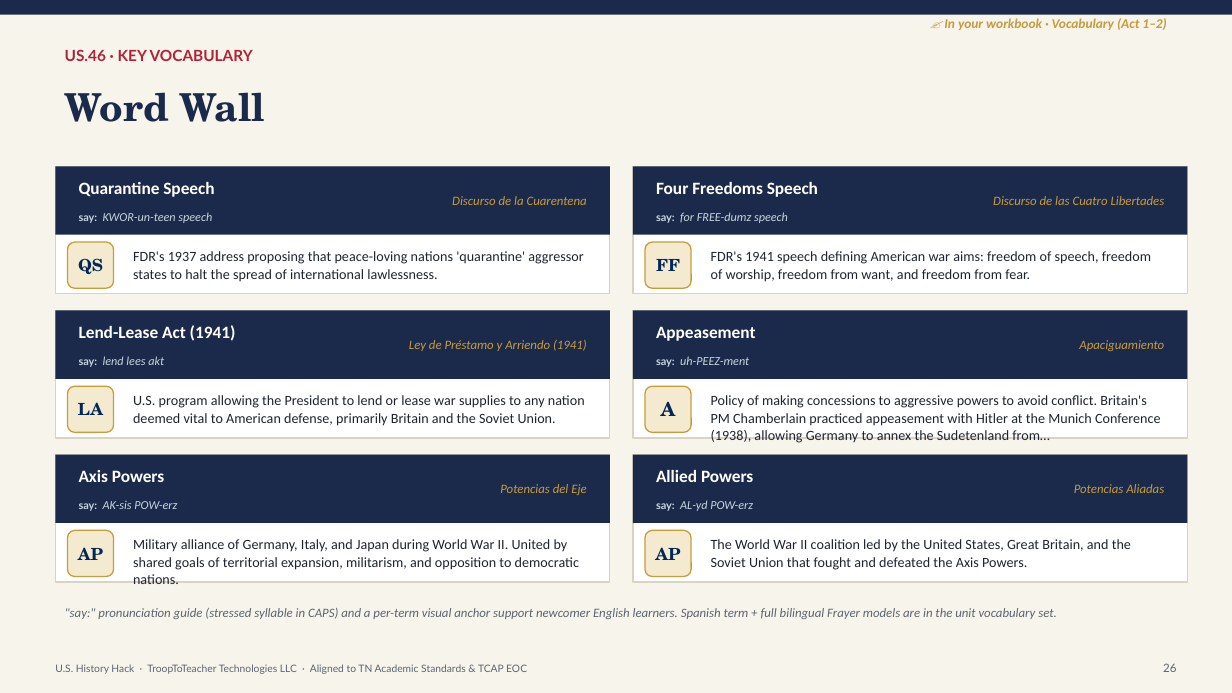
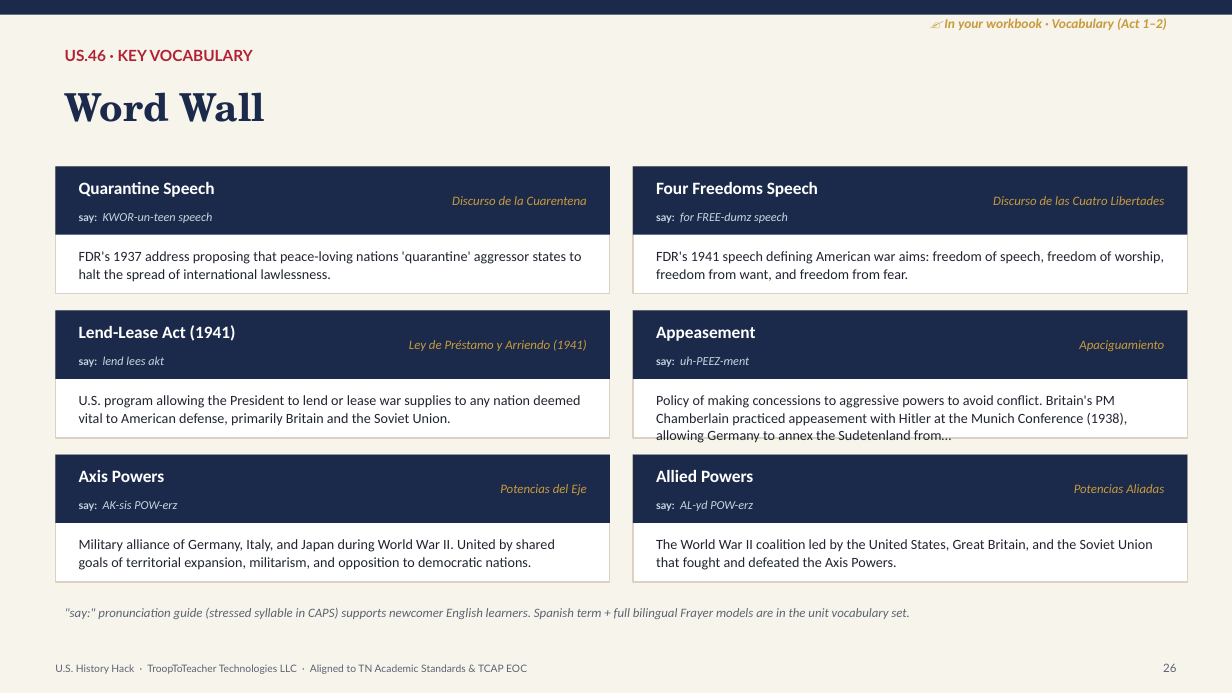
Before and after one commit to Trooptoteacher/trooptoteacher-history, a slide deck: slide 27 of 00_START_HERE/UNIT6_DECKS_BUILD/Unit6_Teacher_Deck_CourseStandard.pptx. Drawn at 1232x693 pixels with LibreOffice and Linux fonts; fonts in the diff are those of the drawing. Boxes give left, top, right and bottom in pixels: in the first picture for what was removed or moved away, otherwise in the second. Text is boxed around its words. In the diff, an @@ line names an element or a change of style, - is before the commit and + after.

```diff
--- a/00_START_HERE/UNIT6_DECKS_BUILD/Unit6_Teacher_Deck_CourseStandard.pptx
+++ b/00_START_HERE/UNIT6_DECKS_BUILD/Unit6_Teacher_Deck_CourseStandard.pptx
@@ rounded rectangle removed at (x1=67, y1=242, x2=114, y2=288) @@
@@ text "FDR's 1937 address proposing that ..." rewrapped from (x1=133, y1=251, x2=583, y2=282) to (x1=79, y1=251, x2=581, y2=282) @@
@@ text removed at (x1=78, y1=258, x2=103, y2=274) @@
-QS
@@ rounded rectangle removed at (x1=645, y1=242, x2=691, y2=288) @@
@@ text "FDR's 1941 speech defining American ..." rewrapped from (x1=711, y1=251, x2=1151, y2=282) to (x1=656, y1=251, x2=1164, y2=281) @@
@@ text removed at (x1=656, y1=259, x2=680, y2=271) @@
-FF
@@ rounded rectangle removed at (x1=67, y1=386, x2=114, y2=433) @@
@@ text "U.S. program allowing the President ..." rewrapped from (x1=133, y1=395, x2=585, y2=426) to (x1=79, y1=395, x2=580, y2=426) @@
@@ rounded rectangle removed at (x1=645, y1=386, x2=691, y2=433) @@
@@ text "Policy of making concessions to ..." rewrapped from (x1=711, y1=395, x2=1161, y2=443) to (x1=656, y1=395, x2=1128, y2=443) @@
@@ text removed at (x1=78, y1=402, x2=103, y2=415) @@
-LA
@@ text removed at (x1=661, y1=402, x2=676, y2=416) @@
-A
@@ rounded rectangle removed at (x1=67, y1=531, x2=114, y2=577) @@
@@ text "Military alliance of Germany, Italy, ..." rewrapped from (x1=133, y1=539, x2=579, y2=584) to (x1=79, y1=539, x2=555, y2=570) @@
@@ rounded rectangle removed at (x1=645, y1=531, x2=691, y2=577) @@
@@ text "The World War II coalition ..." rewrapped from (x1=711, y1=539, x2=1131, y2=570) to (x1=656, y1=539, x2=1153, y2=570) @@
@@ text removed at (x1=78, y1=547, x2=103, y2=560) @@
-AP
@@ text removed at (x1=655, y1=547, x2=680, y2=560) @@
-AP
@@ text at (x1=65, y1=608, x2=910, y2=619): text changed @@
-"say:" pronunciation guide (stressed syllable in CAPS) and a per-term visual anchor support newcomer English learners. Spanish term + full bilingual Frayer models are in the unit vocabulary set.
+"say:" pronunciation guide (stressed syllable in CAPS) supports newcomer English learners. Spanish term + full bilingual Frayer models are in the unit vocabulary set.
```
Also in this commit, not shown: 13 other slides changed, 1 other file.
